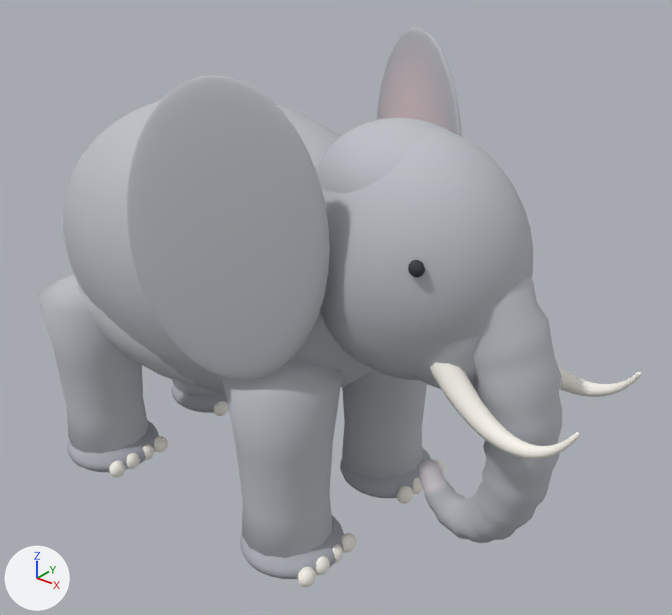
The glTF model public/models/animals/elephant.glb: old version first, new version second.
Camera for both pictures: a 50 mm lens placed at (4.63, -4.55, 4.57), pointed at (0.85, 0.17, 1.64). The lights are fixed; the arrows at lower left show +X, +Y and +Z. The older version comes first. Where no turn or scale is listed for an object, it has been applied to the vertices. Vertices at exactly the same position are counted once.

Objects in the first picture: 'elephant.001'.
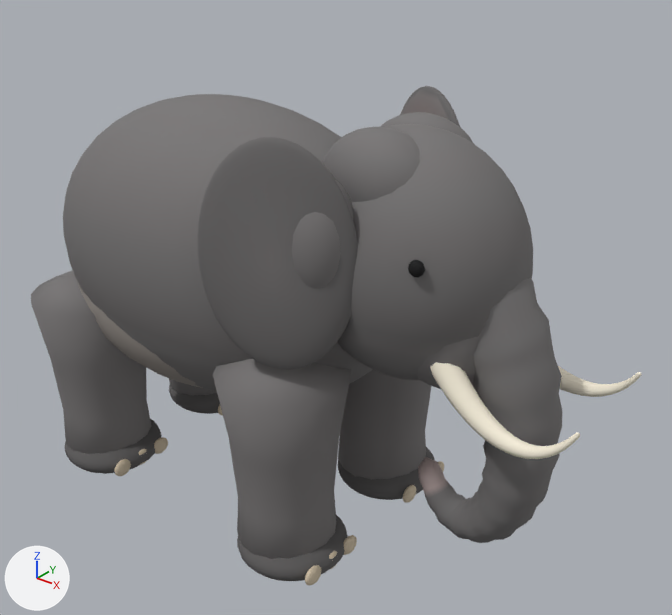
Where the change shows, as pixel boxes [x1, y1, x2, y2] in the pictures (672 x 615 px; the box of a moved part takes in the faces that stretch with it):
'elephant.001', reshaped (11% shorter)
    before: [38, 28, 642, 587]
    after: [31, 86, 642, 586]
part 1 of me_elephant, added
    after: [323, 127, 420, 202]
part 2 of me_elephant, added
    after: [380, 112, 474, 144]
part 3 of me_elephant, added
    after: [292, 180, 353, 289]
part 4 of me_elephant, rebuilt
    before: [377, 28, 462, 137]
    after: [400, 86, 460, 127]
part 5 of me_elephant, rebuilt (21% narrower, 24% shorter)
    before: [127, 75, 330, 380]
    after: [197, 137, 358, 370]
part 6 of me_elephant, rebuilt (9% wider)
    before: [342, 369, 427, 479]
    after: [338, 369, 431, 480]
part 7 of me_elephant, rebuilt (10% wider)
    before: [38, 274, 148, 453]
    after: [31, 270, 152, 454]
part 8 of me_elephant, rebuilt (15% wider)
    before: [222, 360, 342, 558]
    after: [213, 359, 351, 559]
part 9 of me_elephant, rebuilt
    before: [172, 380, 217, 395]
    after: [169, 378, 217, 396]
part 10 of me_elephant, deleted
    before: [317, 118, 451, 193]
part 11 of me_elephant, moved or reshaped
    before: [240, 448, 444, 587]
    after: [237, 447, 444, 586]
part 12 of me_elephant, moved or reshaped
    before: [67, 384, 229, 477]
    after: [65, 385, 223, 476]
part 13 of me_elephant, recoloured (light grey to grey)
    before: [63, 101, 642, 543]
    after: [63, 94, 642, 543]

What the commit changed:
me_elephant is used by ob_elephant_001; location (0.0, 0.0, 0.0).
me_elephant had 9082 vertices, 17960 faces and spanned x -1.8..3.01, y -1.26..1.26, z -0.1..3.5.
me_elephant now has 10532 vertices, 20860 faces and spans x -1.8..3.01, y -1.04..1.04, z -0.12..3.16.
me_elephant part 1: a new loose piece, a UV sphere (28 segments, 14 rings, poles along z) spanning x 1.1..1.9, y -0.52..0.08, z 2.46..3.14, in mat_material.
me_elephant part 2: a new loose piece, a UV sphere (28 segments, 14 rings, poles along z) spanning x 1.1..1.9, y -0.08..0.52, z 2.46..3.14, in mat_material.
me_elephant part 3: a new loose piece, a UV sphere (24 segments, 12 rings, poles along z) spanning x 1.11..1.59, y -0.84..-0.36, z 2.12..2.92, in mat_material.
me_elephant part 4: the loose piece of 762 vertices spanning x 0.39..1.51, y 0.7..1.26, z 1.6..3.5 is rebuilt with 926 vertices and now spans x 0.72..1.64, y 0.58..1.02, z 1.68..3.16.
me_elephant part 5: the loose piece of 762 vertices spanning x 0.39..1.51, y -1.26..-0.7, z 1.6..3.5 is rebuilt with 926 vertices and now spans x 0.72..1.64, y -1.02..-0.58, z 1.68..3.16.
me_elephant part 6: the loose piece of 58 vertices spanning x 0.6..1.4, y 0.19..0.97, z -0.1..1.7 is rebuilt with 66 vertices and now spans x 0.54..1.46, y 0.12..1.04, z -0.12..1.73.
me_elephant part 7: the loose piece of 58 vertices spanning x -1.4..-0.6, y -0.97..-0.19, z -0.1..1.7 is rebuilt with 66 vertices and now spans x -1.46..-0.54, y -1.04..-0.12, z -0.12..1.73.
me_elephant part 8: the loose piece of 58 vertices spanning x 0.6..1.4, y -0.97..-0.19, z -0.1..1.7 is rebuilt with 66 vertices and now spans x 0.54..1.46, y -1.04..-0.12, z -0.12..1.73.
me_elephant part 9: the loose piece of 58 vertices spanning x -1.4..-0.6, y 0.19..0.97, z -0.1..1.7 is rebuilt with 66 vertices and now spans x -1.46..-0.54, y 0.12..1.04, z -0.12..1.73.
me_elephant part 10: the loose piece of 499 vertices spanning x 0.95..2.05, y -0.5..0.5, z 2.3..3.14 is deleted.
me_elephant part 11: 8 vertices moved within x 1.4..1.43, y -0.81..0.81, z 0.07..0.09; 1408 vertices removed from x 0.67..1.44, y -0.96..0.96, z -0.03..0.27; 1380 vertices added at x 0.65..1.45, y -0.98..0.98, z -0.04..0.3.
me_elephant part 12: 8 vertices moved within x -0.6..-0.57, y -0.81..0.81, z 0.07..0.09; 1408 vertices removed from x -1.33..-0.56, y -0.96..0.96, z -0.03..0.27; 1380 vertices added at x -1.35..-0.55, y -0.98..0.98, z -0.04..0.3.
me_elephant part 13: 7784 kept faces spanning x -1.8..3.01, y -0.98..0.98, z 0.35..3.12 get new vertex colours; the middle colour goes from light grey #bdc0c6 to grey #767373.
Other edits to the shape of me_elephant do not show in these pictures.
